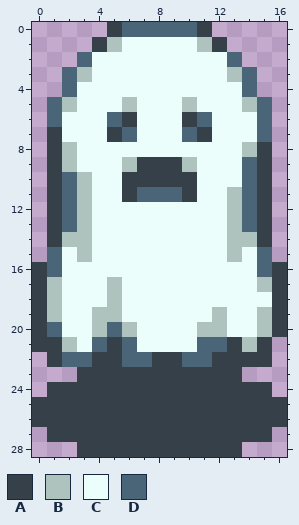
Pixel-art sprite, stored at sprites/ghost/ghost1.png. The picture above is the old version.
The file is 34x58 pixels, drawn in blocks of 2x2; one block is one cell here. Colours within 5 levels of each other are drawn and written as one.
Palette (. is transparent): A #354048  B #aec3be  C #ecfefc  D #4a6578
Pixels before, first column x 0:
 0 .....ADDDDDA.....
 1 ....ABCCCCCBA....
 2 ...DCCCCCCCCCD...
 3 ..DBCCCCCCCCCBD..
 4 ..DCCCCCCCCCCCD..
 5 .DBCCCBCCCBCCCBD.
 6 .DCCCDACCCADCCCD.
 7 .ACCCADCCCDACCCD.
 8 .ABCCCCCCCCCCCBA.
 9 .ABCCCBAAABCCCDA.
10 .ADBCCAAAAACCCDA.
11 .ADBCCADDDACCBDA.
12 .ADBCCCCCCCCCBDA.
13 .ADBCCCCCCCCCBDA.
14 .ABBCCCCCCCCCBBA.
15 .DCBCCCCCCCCCBCD.
16 ADCCCCCCCCCCCCCDA
17 ABCCCBCCCCCCCCCBA
18 ABCCCBCCCCCCCCCCA
19 ABCCBBCCCCCCBCCBA
20 ADCCBDBCCCCBBCCBA
21 AABCDADCCCCDDABA.
22 .ADDAADDAADDAAAA.
23 ...AAAAAAAAAAA...
24 .AAAAAAAAAAAAAAA.
25 AAAAAAAAAAAAAAAAA
26 AAAAAAAAAAAAAAAAA
27 .AAAAAAAAAAAAAAA.
28 ...AAAAAAAAAAA...
New version:
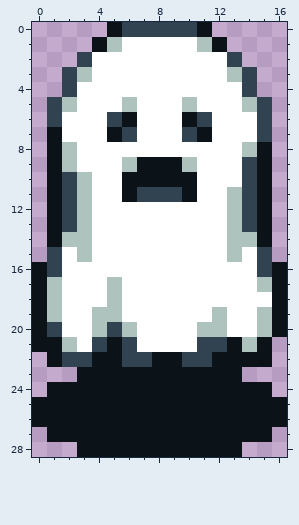
Changes in this commit:
colour A: #354048 -> #0b1218
colour C: #ecfefc -> #ffffff
colour D: #4a6578 -> #314350
Where, in picture pixels (left, top, right, bottom), the same in both pictures:
changed: (32, 22, 287, 457)
